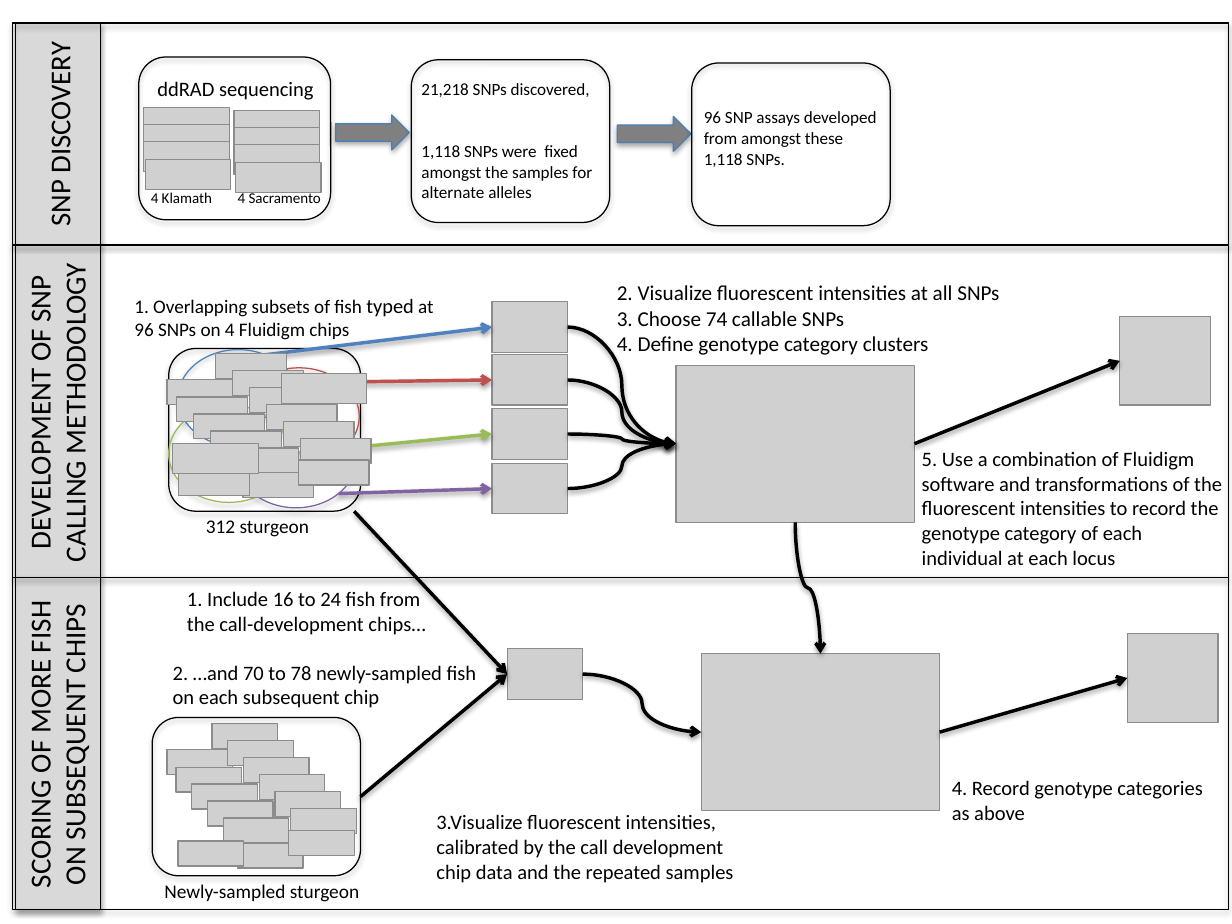
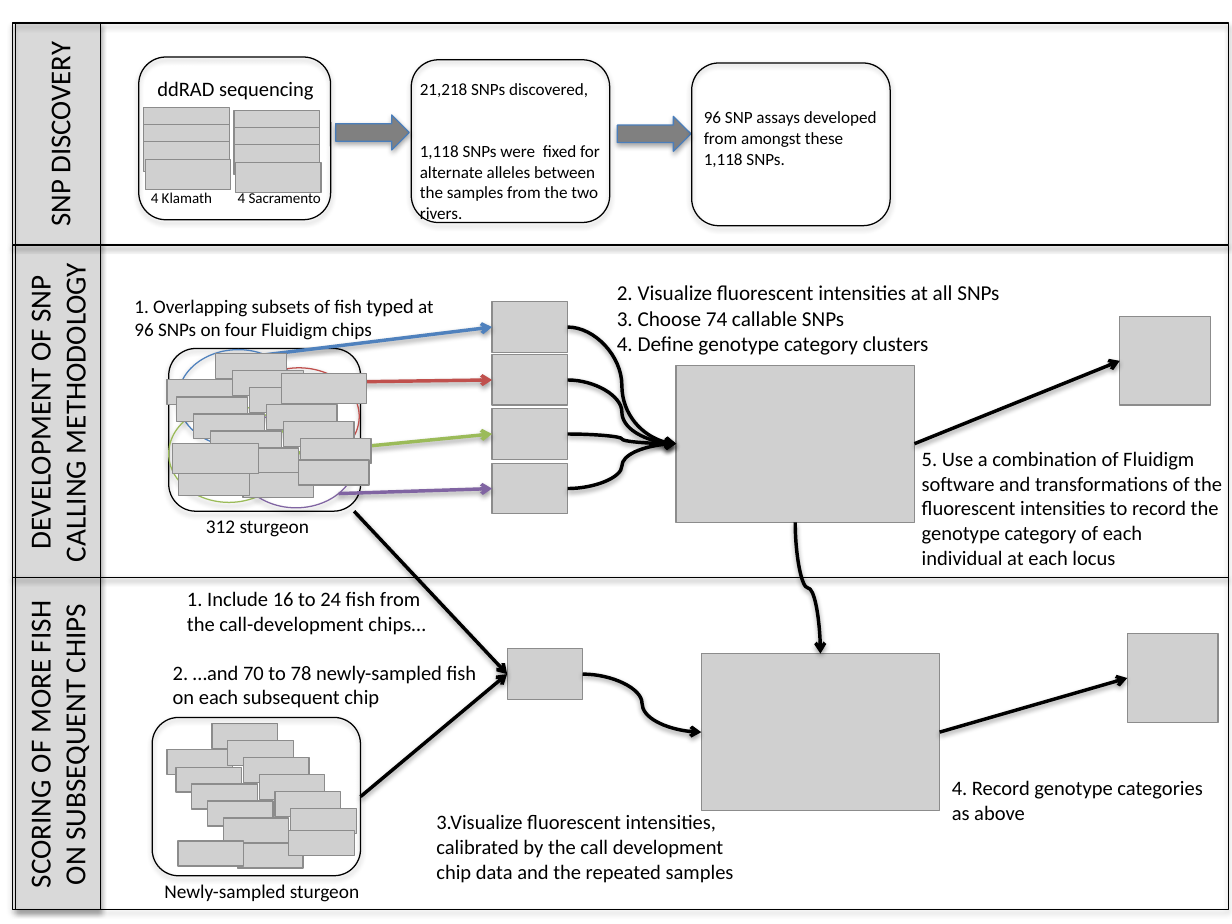
Before and after one commit to ngthomas/sturgeon_fluidigm, a slide deck: slide 1 of figure-creation/flow-chart.pptx. Drawn at 1232x924 pixels with LibreOffice and Linux fonts; fonts in the diff are those of the drawing; grey boxes stand for pictures. Boxes give left, top, right and bottom in pixels: in the first picture for what was removed or moved away, otherwise in the second. Text is boxed around its words. In the diff, an @@ line names an element or a change of style, - is before the commit and + after.

```diff
--- a/figure-creation/flow-chart.pptx
+++ b/figure-creation/flow-chart.pptx
@@ text at (420,145,600,223): text changed @@
-1,118 SNPs were fixed amongst the samples for
-alternate alleles
+1,118 SNPs were fixed for alternate alleles between the samples from the two rivers.
@@ text at (134,322,372,342): text changed @@
-96 SNPs on 4 Fluidigm chips
+96 SNPs on four Fluidigm chips
```
Also in this commit, not shown: 1 other file.
